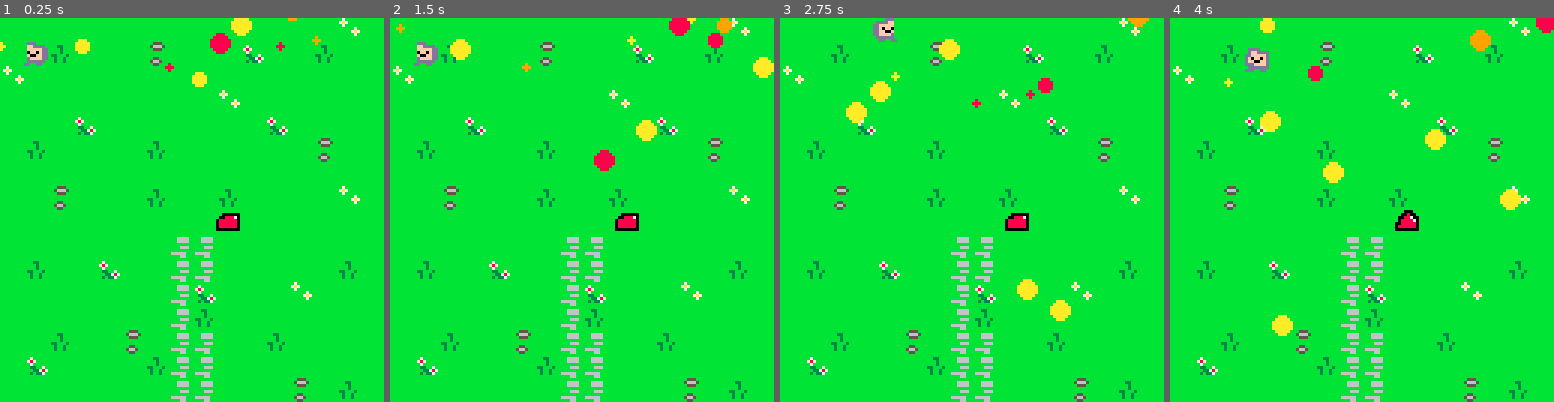
Above: before the commit, frames 1-4 (left to right).
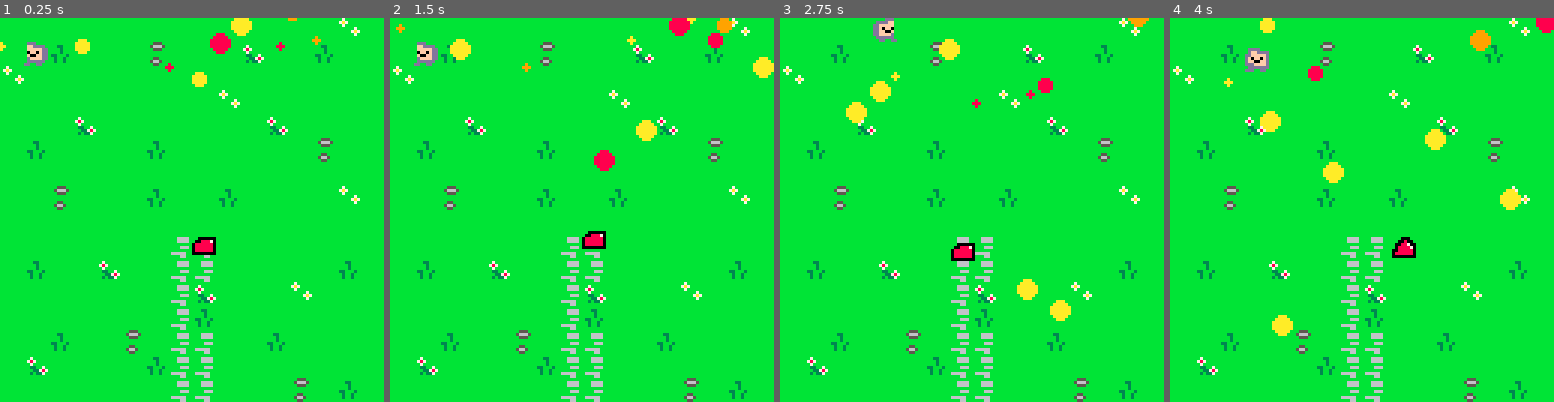
Above: after the commit, the same moments.

Repository: RyuuForce/myfirstrpg
Game: PICO-8 cartridge myrpg.p8
The game is run twice, just before and just after one commit, with the same random seed, the same clock (stepped at 60 frames per second) and the same inputs.
Inputs:
- Up to frame 1 (0.25 s): no input
- Up to frame 2 (1.5 s): tap O (Z key) at 0.7 s
- Up to frame 3 (2.75 s): hold Right 1.6-2.1 s; tap O (Z key) at 1.7, 2.1, 2.5 s; hold Up 2.15-2.42 s; hold Right from 2.47 s (still down)
- Up to frame 4 (4 s): tap O (Z key) at 2.9, 3.3, 3.7 s; release Right at 3.03 s; hold Left 3.08-3.58 s; hold Down 3.63-3.97 s

The runs differ from the first frame. In frame 1, 0.5% of the frame differs, in the area x 50-63%, y 50-62%; in frame 2, 0.5%; in frame 3, 0.5%; in frame 4, 0.6%, in the area x 57-65%, y 50-63%.

Commit message:
added basic working(!) movement for the enemy

Diff:
--- a/enemies.lua
+++ b/enemies.lua
@@ -1,50 +1,37 @@
 function newenemy()
-    enemy = {}
-    enemy.x = 64
-    enemy.y = 64
-    enemy.sprites = {33,34}
-    enemy.animationsprite = 1
-    enemy.animationcounter = 0
-    enemy.movementcounter = 10
-    enemy.idle = function(self)
-        if self.animationsprite == 1  and self.animationcounter == 10 then
-  	    self.animationsprite = 2
+  enemy = {}
+  enemy.x = 64
+  enemy.y = 64
+  enemy.sprites = {33,34}
+  enemy.animationsprite = 1
+  enemy.animationcounter = 0
+  enemy.movementcounter = 10
+  enemy.idle = function(self)
+    if self.animationsprite == 1  and self.animationcounter == 20 then
+     self.animationsprite = 2
 	    self.animationcounter = 0
-        elseif self.animationsprite == 2 and self.animationcounter == 10 then
+    elseif self.animationsprite == 2 and self.animationcounter == 20 then
 	    self.animationsprite = 1
 	    self.animationcounter = 0
-	end
-	self.animationcounter += 1
+	  end
+	  self.animationcounter += 1
+  end
+  enemy.stepmovement = function(self, direction)
+	  if direction == 0 then      --Right
+	    self.x += 1
+    elseif direction == 1 then  --Left
+      self.x -= 1
+    elseif direction == 2 then  --Down
+      self.y += 1
+    elseif direction == 3 then  --Up
+      self.y -= 1
+    else                        --No Movement
+      self.x += 0
+      self.y += 0
     end
-    enemy.move = function(self)
-	direction = flr(rnd(5))
-	steps = flr(rnd(10) + 5)
-	if direction == 0 and self.movementcounter >= 20 then
-	    self.x -= 1
-	    self.movementcounter = 0
-	elseif direction == 1 and self.movementcounter >= 20 then
-	    self.x += 1
-	    self.movementcounter = 0
-	elseif direction == 2 and self.movementcounter >= 20 then
-	    self.y -= 1
-	    self.movementcounter = 0
-	elseif direction == 3 and self.movementcounter >= 20 then
-	    self.y += 1
-	    self.movementcounter = 0
-	else
-	   self.y += 0
-	   self.x += 0
-	end
-	self.movementcounter += 1
-    end
-    enemy.stepmovement = function(self)
-	if self.movementcounter >= 0 then
-	    self.x += 1
-	    self.movementcounter -= 1
-   	end
-    end
-    enemy.draw = function(self)
-	spr(self.sprites[self.animationsprite], self.x, self.y)
-    end
-    return enemy
+  end
+  enemy.draw = function(self)
+	  spr(self.sprites[self.animationsprite], self.x, self.y)
+  end
+  return enemy
 end
--- a/main.lua
+++ b/main.lua
@@ -5,11 +5,17 @@
         add(particles, newparticle())
     end
     blob = newenemy()
+    directionPickTimer = 0
 end
 
 function _update()
     player:move()
-    blob:stepmovement(5)
+    if directionPickTimer <= 0 then
+      direction = flr(rnd(5))
+      directionPickTimer = 10
+    end
+    directionPickTimer -= 1
+    blob:stepmovement(direction, 100)
     for p in all(particles) do
         p.x += p.xvel
         p.y += p.yvel
Not shown, changed: the sound effects (__sfx__) section of myrpg.p8
